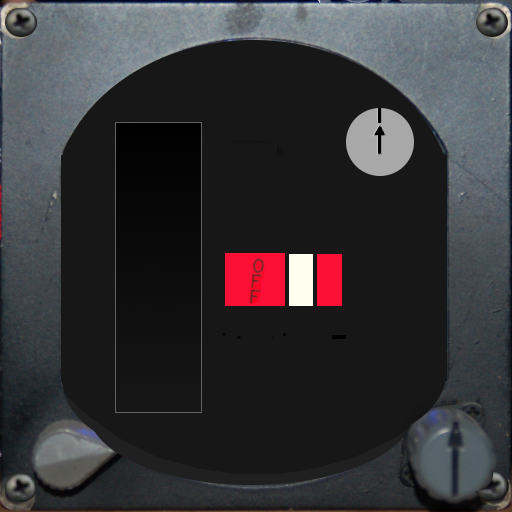
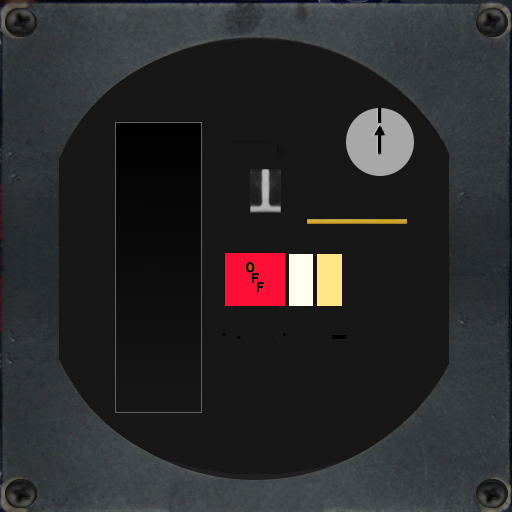
Layered file, before and after one edit (512 x 512). Changes by layer:
added layer "new frame" above "Glideslope Needles" over left=0, top=0, right=512, bottom=512
added layer "Glideslope Needles" above "Pasted Layer #3" over left=307, top=219, right=407, bottom=224
added layer "Pasted Layer #3" above "Pasted Layer #1" over left=250, top=169, right=281, bottom=213
hid "Pasted Layer" over left=0, top=0, right=512, bottom=512
hid "Pasted Layer #2" over left=245, top=254, right=342, bottom=306
